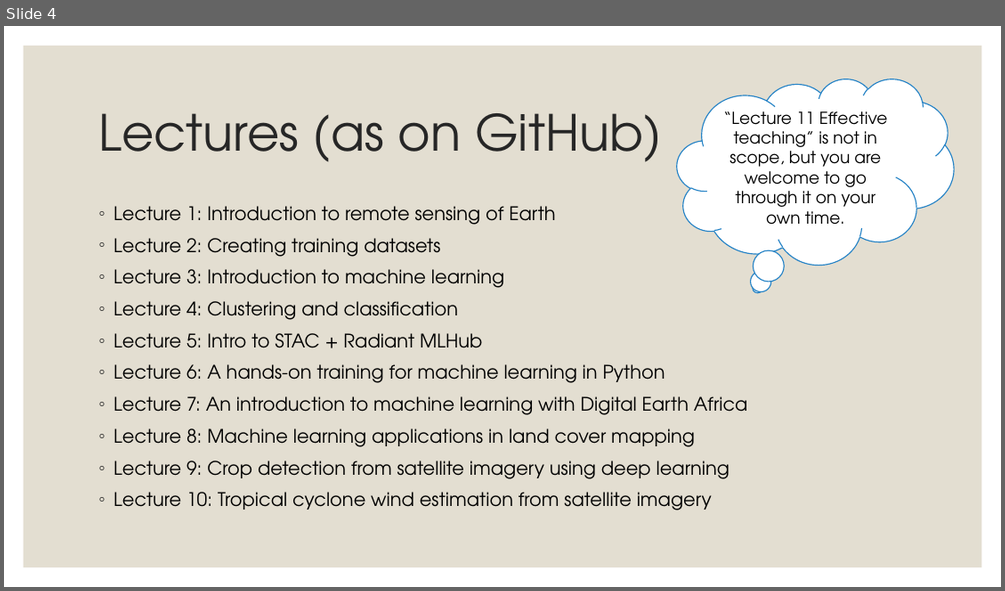
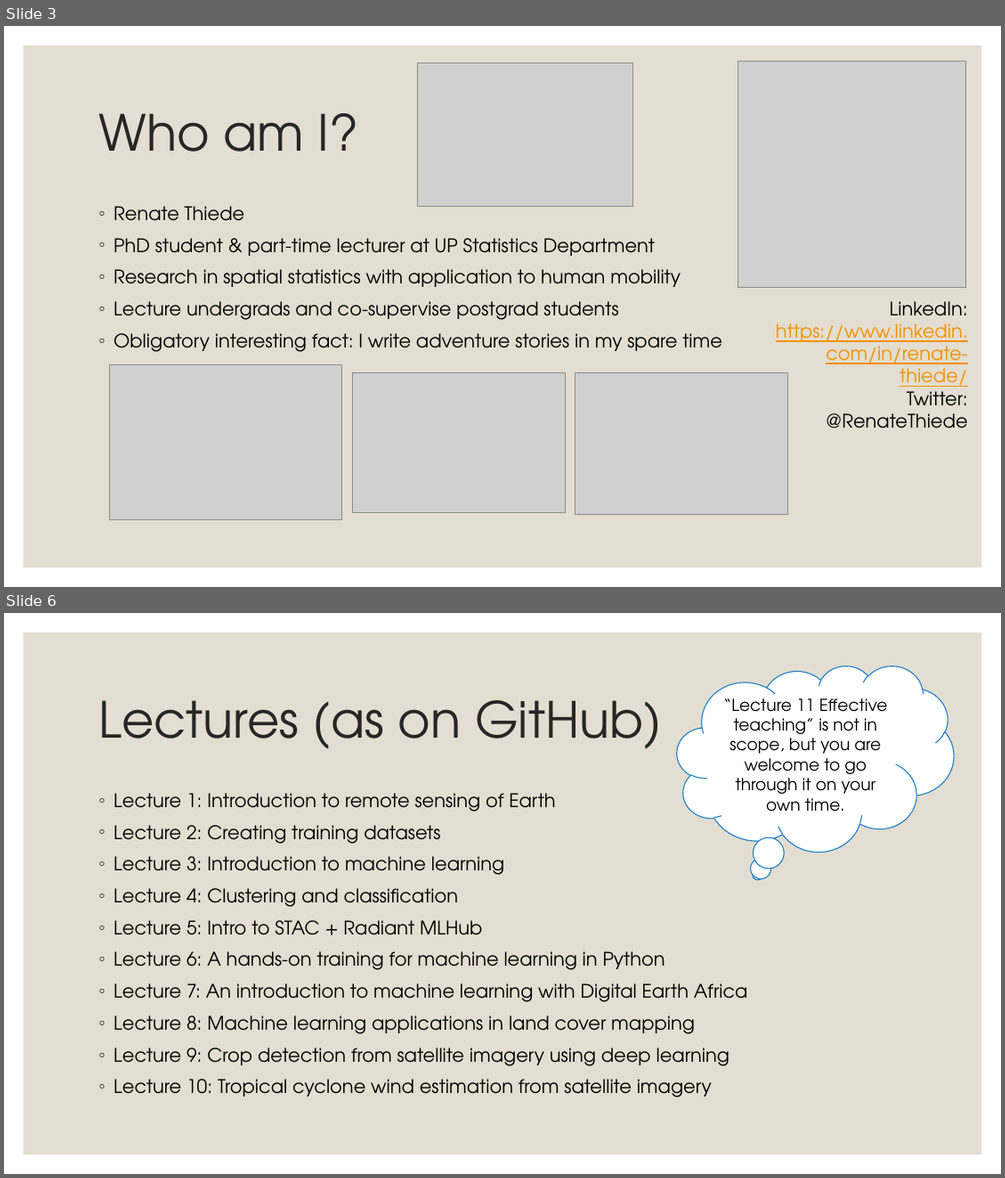
Before and after one commit to renatet/ML4EO-Resources, a slide deck: ML4EO Workshop.pptx. Shown one above the other, each under a label of ours: slide 4 before the commit, slides 3 and 6 after it; the slides between them are not shown. The pictures are 1005x591 and 1005x1178 pixels, drawn with LibreOffice and Linux fonts; fonts in the diff are those of the drawing; grey boxes stand for pictures. Boxes give left, top, right and bottom in pixels: in the first picture for what was removed or moved away, otherwise in the second. Text is boxed around its words. In the diff, an @@ line names an element or a change of style, - is before the commit and + after.

```diff
--- a/ML4EO Workshop.pptx
+++ b/ML4EO Workshop.pptx
@@ slide 3 added at [4, 26, 1001, 587], background #FFFFFF; not listed: 1 template element that a slide beside it also shows @@
@@ picture added at [418, 63, 633, 206] @@
@@ picture added at [737, 61, 965, 288] @@
@@ title added at [98, 113, 359, 151], 48 pt, text #262626 @@
+Who am I?
@@ text added at [113, 206, 722, 352], 18 pt, text #000000 @@
+◦ Renate Thiede
+◦ PhD student & part-time lecturer at UP Statistics Department
+◦ Research in spatial statistics with application to human mobility
+◦ Lecture undergrads and co-supervise postgrad students
+◦ Obligatory interesting fact: I write adventure stories in my spare time
@@ text added at [776, 301, 968, 428], 18 pt, text #F49100, underline @@
+LinkedIn: https://www.linkedin.com/in/renate-thiede/
+Twitter: @RenateThiede
@@ picture added at [109, 365, 342, 520] @@
@@ picture added at [353, 372, 566, 512] @@
@@ picture added at [575, 372, 788, 515] @@
@@ what was slide 4 is now slide 6 @@
```
Also in this commit, not shown: 4 slides changed, 1 other slide added.
